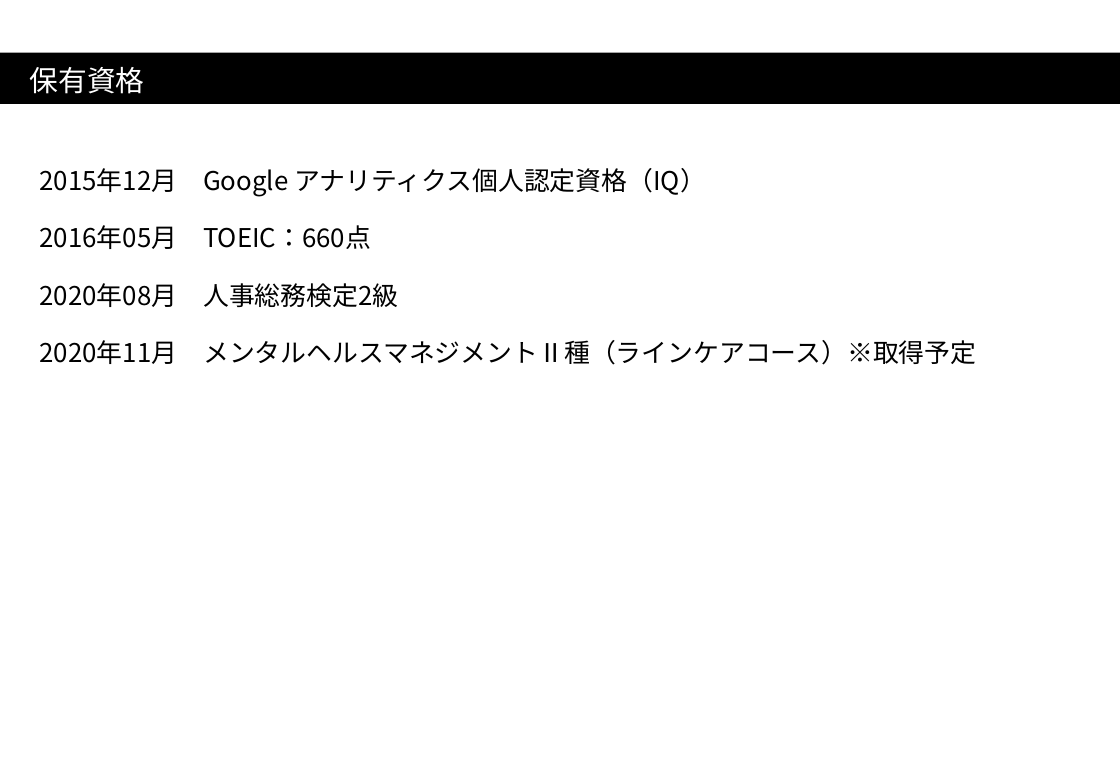
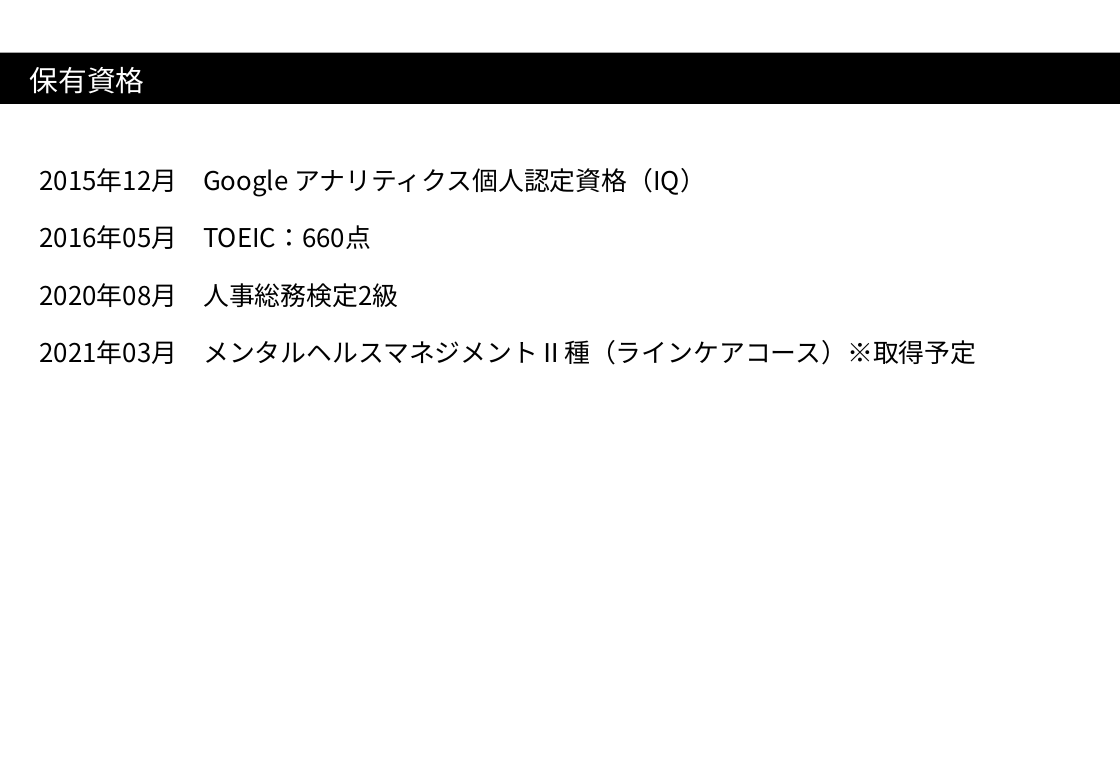
Before and after one commit to anderson0301/portforio, a slide deck: slide 15 of resume/resume.pptx. Drawn at 1120x775 pixels with LibreOffice and Linux fonts; fonts in the diff are those of the drawing. Boxes give left, top, right and bottom in pixels: in the first picture for what was removed or moved away, otherwise in the second. Text is boxed around its words. In the diff, an @@ line names an element or a change of style, - is before the commit and + after.

```diff
--- a/resume/resume.pptx
+++ b/resume/resume.pptx
@@ text at bbox=[40, 340, 976, 365]: text changed @@
-2020年11月 メンタルヘルスマネジメントⅡ種（ラインケアコース）※取得予定
+2021年03月 メンタルヘルスマネジメントⅡ種（ラインケアコース）※取得予定
```
Also in this commit, not shown: 6 other slides changed, 1 other file.
